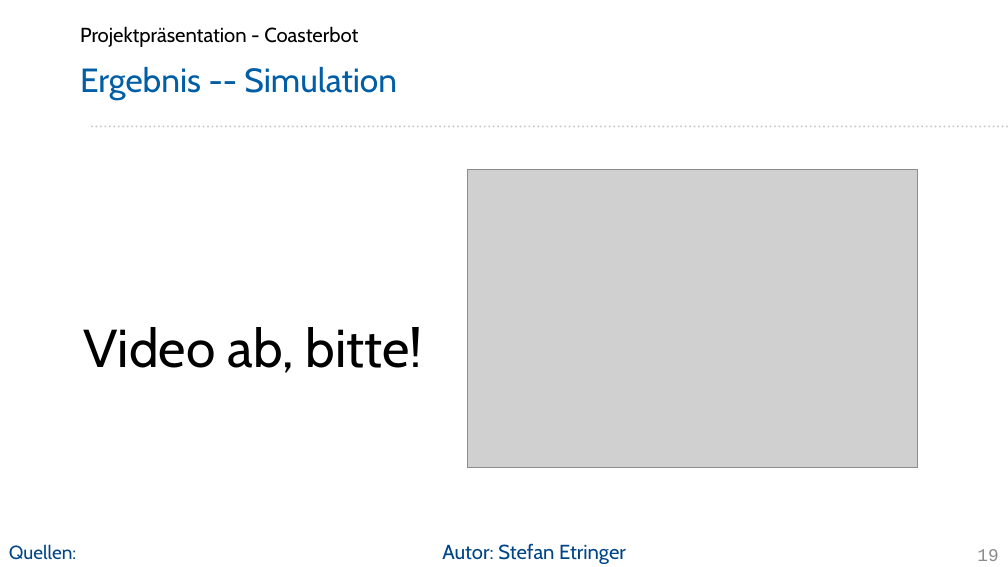
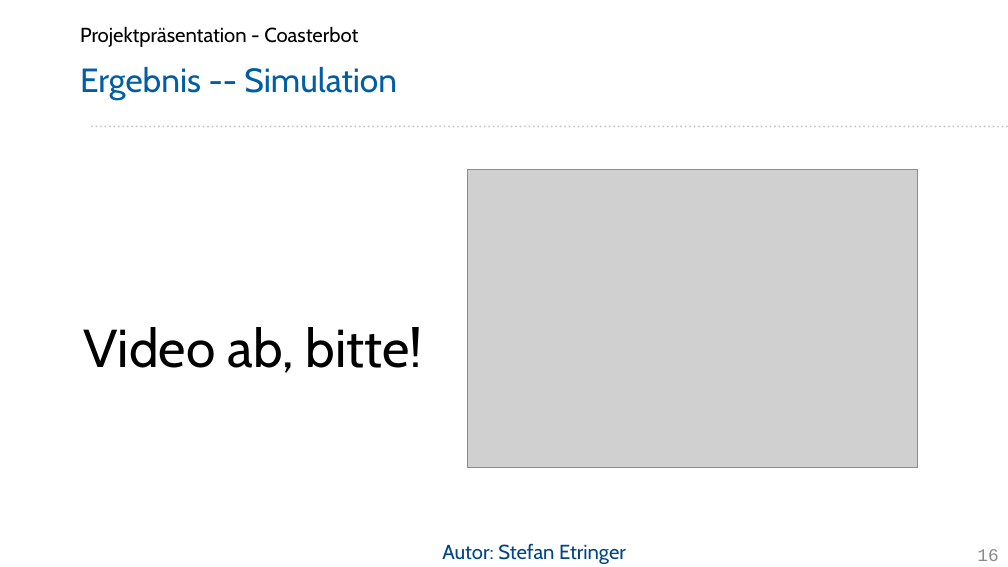
Before and after one commit to Project-CoasterBot/coasterbot, a slide deck: slide 16 of M6_Projekträsentation/se_Projektpräsentation_Coasterbot.odp (slide 19 before the commit). Drawn at 1008x567 pixels with LibreOffice and Linux fonts; fonts in the diff are those of the drawing; grey boxes stand for pictures; background and template pictures are left out. Boxes give left, top, right and bottom in pixels: in the first picture for what was removed or moved away, otherwise in the second. Text is boxed around its words. In the diff, an @@ line names an element or a change of style, - is before the commit and + after.

```diff
--- a/M6_Projekträsentation/se_Projektpräsentation_Coasterbot.odp
+++ b/M6_Projekträsentation/se_Projektpräsentation_Coasterbot.odp
@@ text removed at box(9, 544, 76, 560) @@
-Quellen:
@@ page number at box(977, 549, 998, 561): text changed @@
-19
+16
```
Also in this commit, not shown: 10 other slides changed, 2 slides added, 5 slides removed.
